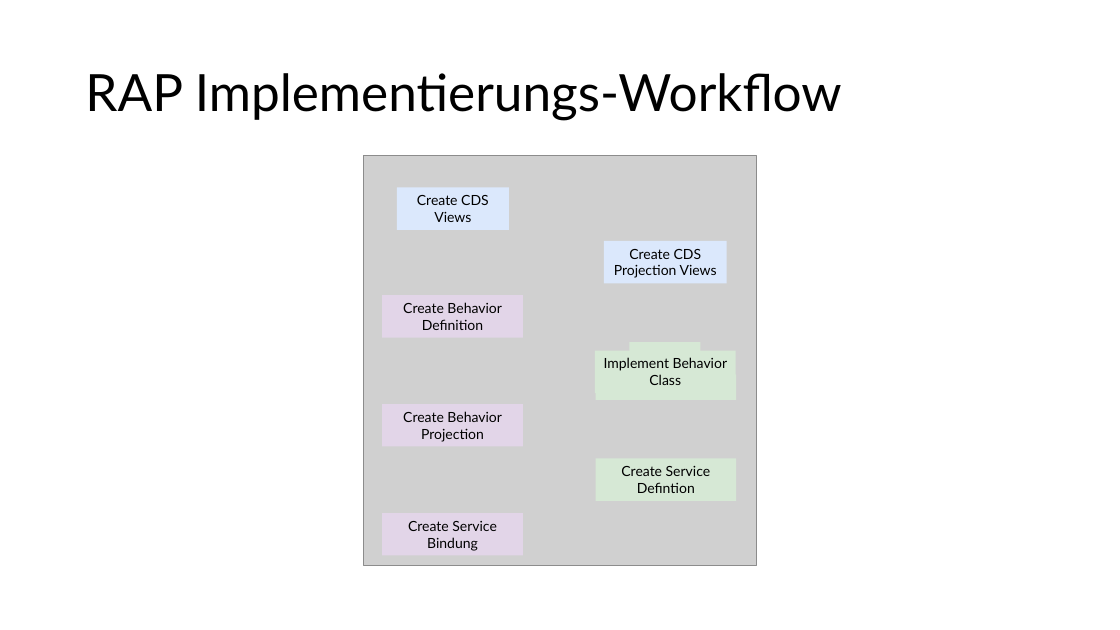
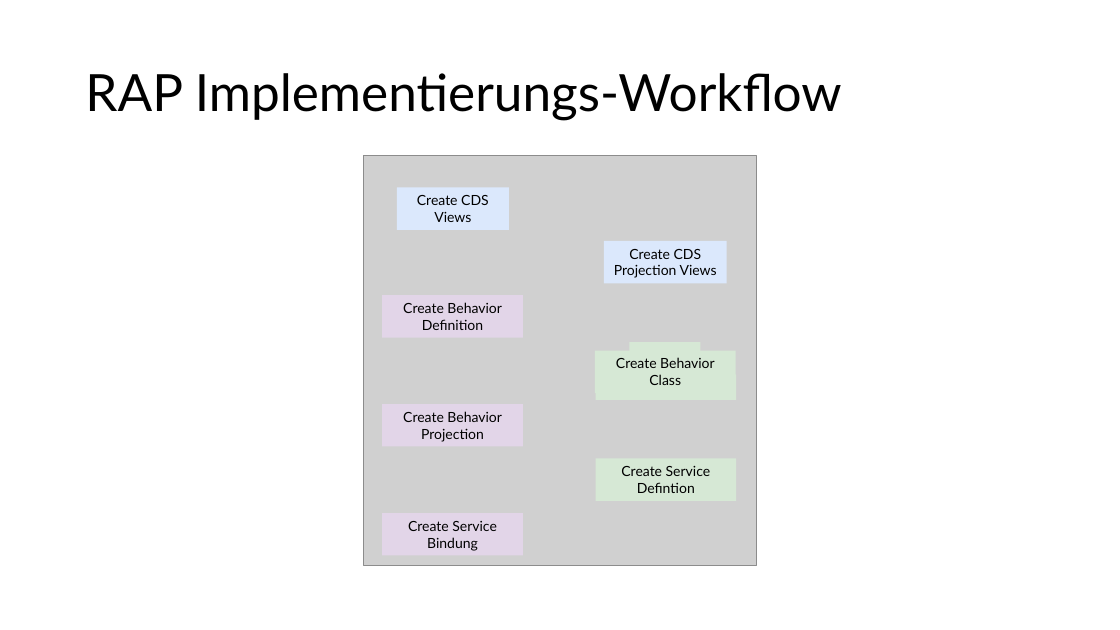
Before and after one commit to DevelopmentBvise/Schulung, a slide deck: slide 2 of RAP Managed : Unmanaged Presentation/RAP_DEMO_DOKU_en_managed.pptx. Drawn at 1120x630 pixels with LibreOffice and Linux fonts; fonts in the diff are those of the drawing; grey boxes stand for pictures. Boxes give left, top, right and bottom in pixels: in the first picture for what was removed or moved away, otherwise in the second. Text is boxed around its words. In the diff, an @@ line names an element or a change of style, - is before the commit and + after.

```diff
--- a/RAP Managed : Unmanaged Presentation/RAP_DEMO_DOKU_en_managed.pptx
+++ b/RAP Managed : Unmanaged Presentation/RAP_DEMO_DOKU_en_managed.pptx
@@ text in rectangle at (x1=616, y1=357, x2=715, y2=385): text changed @@
-Implement Behavior Class
+Create Behavior Class
```
Also in this commit, not shown: 1 other slide changed, 3 other files.
